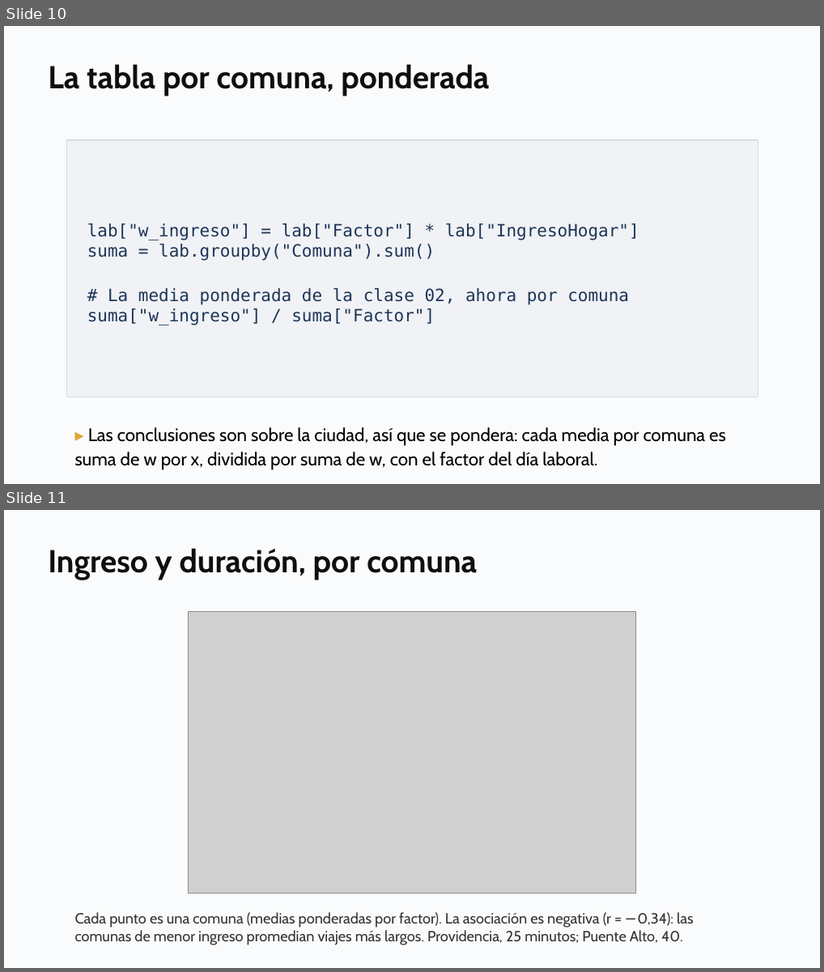
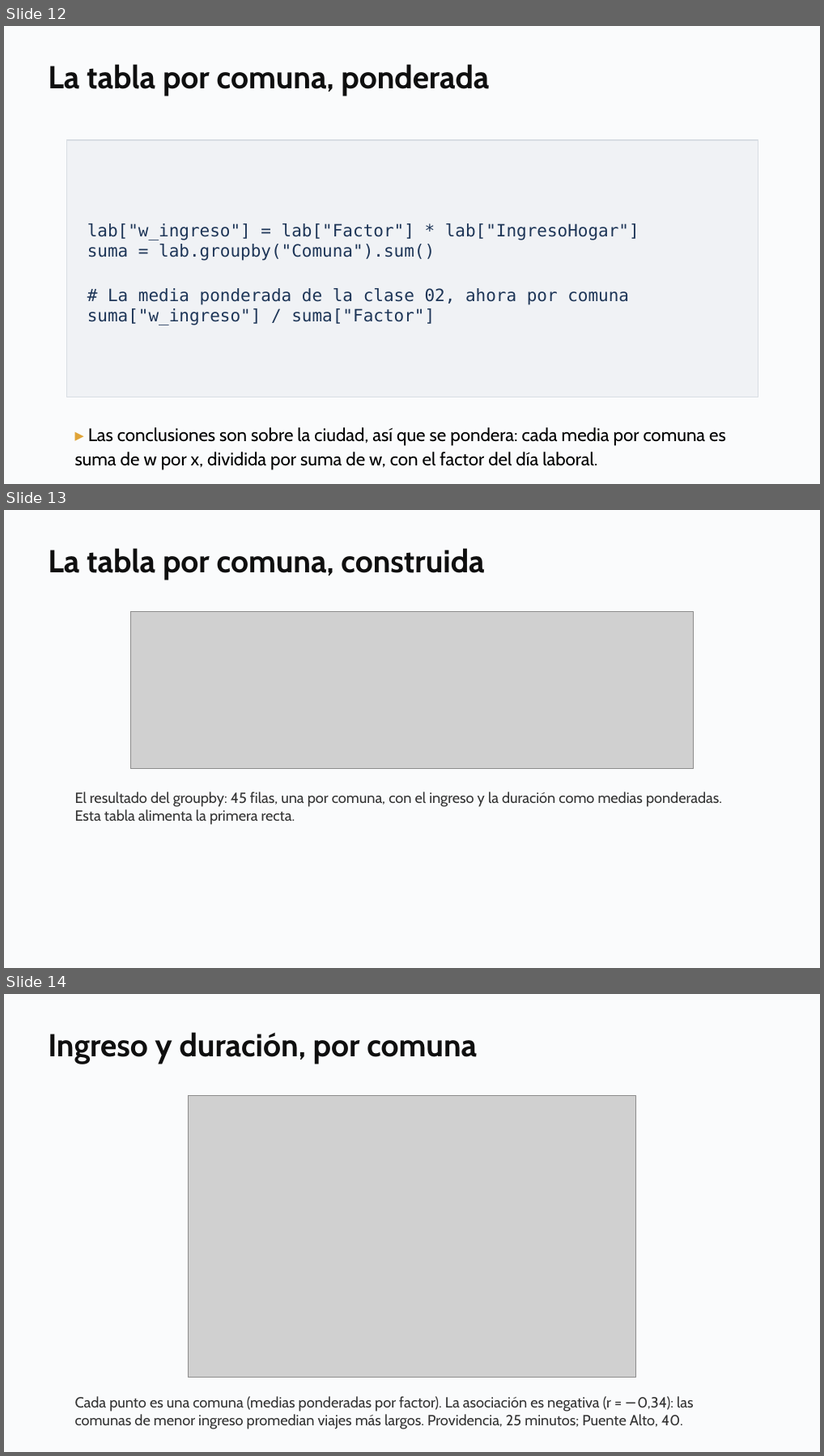
Before and after one commit to daniopitz/cienciadatos, a slide deck: presentaciones/clase04_regresion.pptx. Shown one above the other, each under a label of ours: slides 10 and 11 before the commit, slides 12, 13 and 14 after it. The pictures are 824x972 and 824x1456 pixels, drawn with LibreOffice and Linux fonts; fonts in the diff are those of the drawing; grey boxes stand for pictures. Boxes give left, top, right and bottom in pixels: in the first picture for what was removed or moved away, otherwise in the second. Text is boxed around its words. In the diff, an @@ line names an element or a change of style, - is before the commit and + after.

```diff
--- a/presentaciones/clase04_regresion.pptx
+++ b/presentaciones/clase04_regresion.pptx
@@ slide 13 added at [4, 510, 820, 968], background #FFFFFF @@
@@ rectangle added at [4, 510, 820, 968], fill #FAFBFC @@
@@ text added at [48, 548, 484, 580], 28 pt, text #0F0F0F, bold @@
+La tabla por comuna, construida
@@ picture added at [130, 612, 694, 769] @@
@@ text added at [75, 792, 722, 825], 13 pt, text #333333 @@
+El resultado del groupby: 45 filas, una por comuna, con el ingreso y la duración como medias ponderadas. Esta tabla alimenta la primera recta.
@@ what was slide 10 is now slide 12 @@
@@ what was slide 11 is now slide 14 @@
```
Also in this commit, not shown: 2 slides changed, 2 other slides added, 1 other file.
